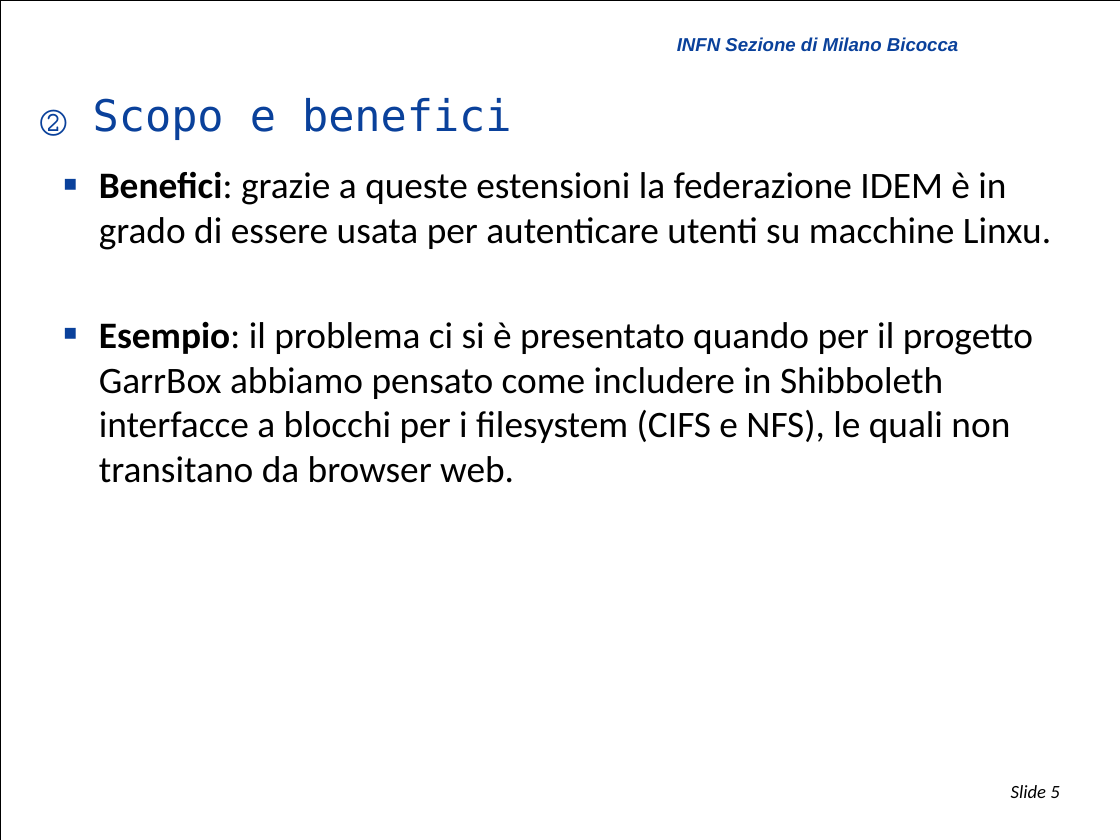
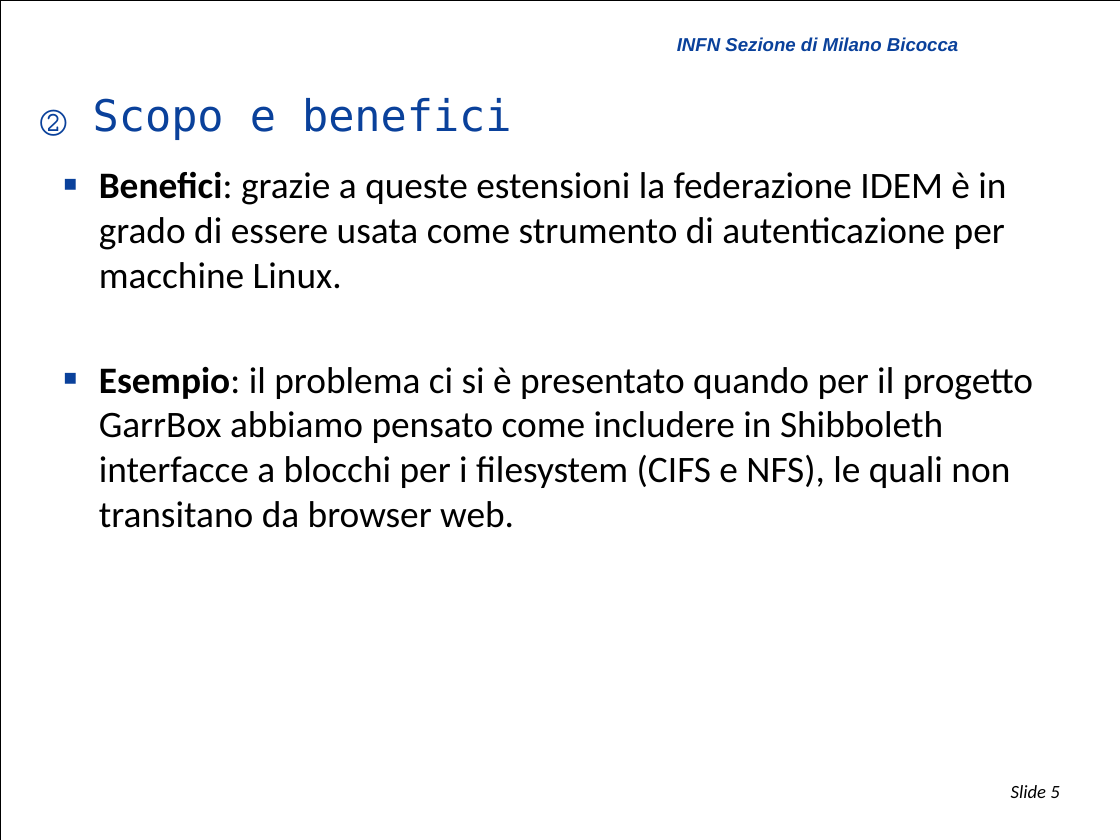
Before and after one commit to biancini/Shibboleth-Authentication, a slide deck: slide 5 of ShibbolethExtensions.pptx. Drawn at 1120x840 pixels with LibreOffice and Linux fonts; fonts in the diff are those of the drawing; background and template pictures are left out. Boxes give left, top, right and bottom in pixels: in the first picture for what was removed or moved away, otherwise in the second. Text is boxed around its words. In the diff, an @@ line names an element or a change of style, - is before the commit and + after.

```diff
--- a/ShibbolethExtensions.pptx
+++ b/ShibbolethExtensions.pptx
@@ text at [99,171,1006,289]: text changed @@
-  ■ Benefici: grazie a queste estensioni la federazione IDEM è in grado di essere usata per autenticare utenti su macchine Linxu.
+  ■ Benefici: grazie a queste estensioni la federazione IDEM è in grado di essere usata come strumento di autenticazione per macchine Linux.
```
Also in this commit, not shown: 11 other slides changed.
